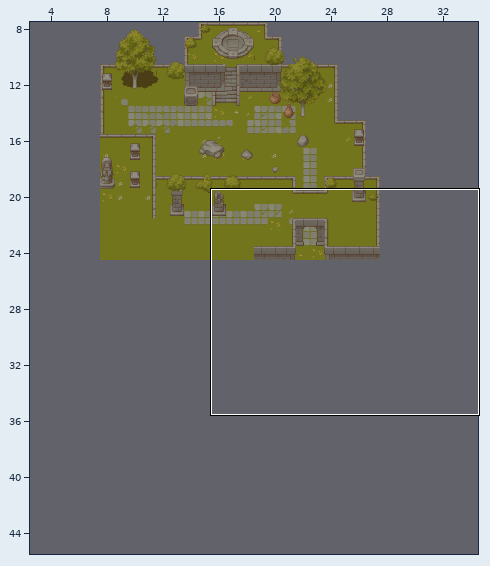
Two states of a Tiled map, public/assets/tilemaps/tx/level1.tmx. The first picture is a wide view before the edit; the outline marks the close-up.
Close-up. Before the edit:
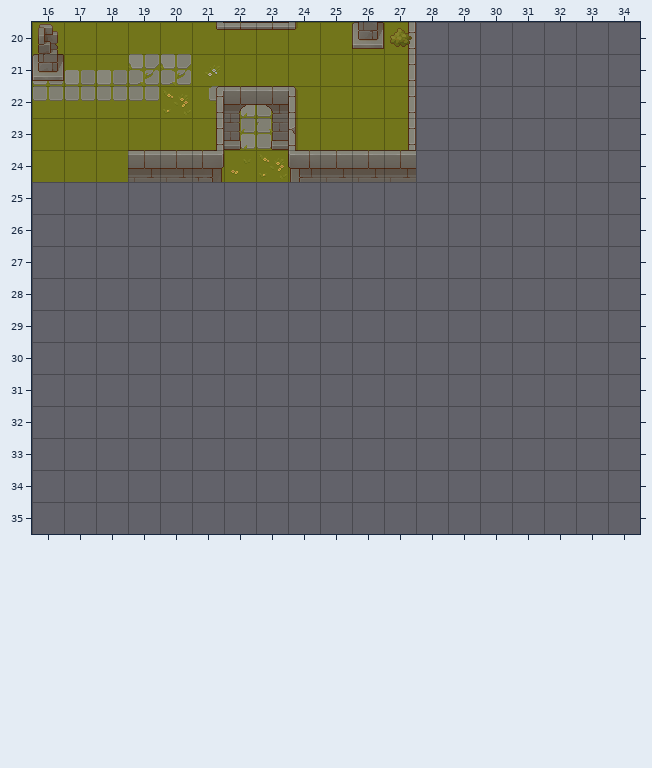
Cells are 32x32 px. Shown: x 16..34, y 20..35. The commit also changed other parts of the map, which this record leaves out. The old version is drawn lined up with the new one.
Once edited:
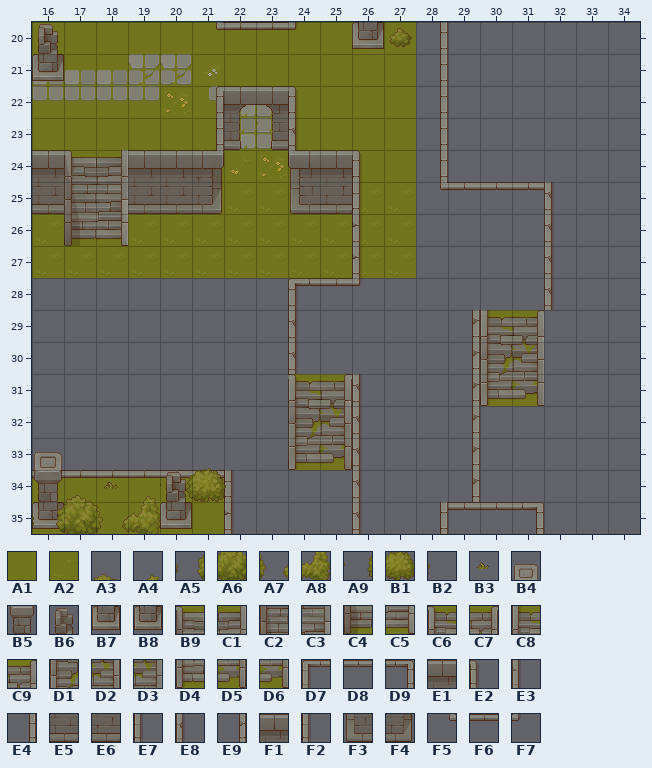
Key: from "tx_grass": A1 0, A2 9; from "tx_plant": A3 87, A4 89, A5 102, A6 103, A7 104, A8 105, A9 106, B1 107, B2 108, B3 211; from "tx_props": B4 91, B5 107, B6 109, B7 123, B8 125; from "tx_struct": B9 23, C1 24, C2 39, C3 40, C4 55, C5 56, C6 81, C7 82, C8 84, C9 85, D1 97, D2 98, D3 101, D4 113, D5 114, D6 117; from "tx_wall": D7 17, D8 18, D9 19, E1 22, E2 24, E3 25, E4 35, E5 38, E6 39, E7 40, E8 41, E9 42, F1 50, F2 56, F3 65, F4 67, F5 68, F6 70, F7 72.
__ is an empty cell, .. an unchanged one.
Diff:
map size 20x20 -> 40x50 cells (old content now starts at 8,5; both pictures use the new coordinates)
--- layer "Platforms"
@@ x 16..27 @@
-25 .. __ .. .. .. __ __ __ __ .. __ __
-26 __ __ .. __ __ __ __ __ __ __ __ __
-27 __ __ __ __ __ __ __ __ __ __ __ __
+25 .. A2 .. .. .. A2 A2 A2 A2 .. A2 A2
+26 A2 A2 .. A2 A2 A2 A2 A2 A2 A2 A2 A2
+27 A2 A2 A2 A2 A2 A2 A2 A2 A2 A2 A2 A2
@@ x 16..21 @@
-34 __ __ __ __ __ __
-35 __ __ __ __ __ __
+34 A1 A1 A1 A1 A1 A1
+35 A1 A1 A1 A1 A1 A1
--- layer "Structs"
@@ x 17..18 @@
-24 __ __
-25 __ __
-26 __ __
+24 B9 C1
+25 C2 C3
+26 C4 C5
@@ x 24..31 @@
-29 .. .. .. .. .. .. __ __
-30 .. .. .. .. .. .. __ __
-31 __ __ .. .. .. .. __ __
-32 __ __ .. .. .. .. .. ..
-33 __ __ .. .. .. .. .. ..
+29 .. .. .. .. .. .. C8 C9
+30 .. .. .. .. .. .. D1 D3
+31 C6 C7 .. .. .. .. D4 D6
+32 D1 D2 .. .. .. .. .. ..
+33 D4 D5 .. .. .. .. .. ..
--- layer "Walls"
@@ x 16..32 @@
-20 .. .. .. .. .. .. .. .. .. .. .. E4 __ .. .. .. ..
-21 .. .. .. .. .. .. .. .. .. .. .. E4 __ .. .. .. ..
-22 .. .. .. .. .. .. .. .. .. .. .. E4 __ .. .. .. ..
-23 .. .. .. .. .. .. .. .. .. .. .. E4 __ .. .. .. ..
-24 __ .. .. .. .. .. .. .. .. .. F1 F1 __ .. .. .. ..
-25 __ .. .. __ __ __ .. .. __ __ __ .. __ __ __ __ __
-26 .. .. .. .. .. .. .. .. .. .. __ .. .. .. .. .. __
-27 .. .. .. .. .. .. .. .. .. .. __ .. .. .. .. .. __
-28 .. .. .. .. .. .. .. .. __ __ __ .. .. .. .. .. __
-29 .. .. .. .. .. .. .. .. __ .. .. .. .. __ .. .. ..
-30 .. .. .. .. .. .. .. .. __ .. .. .. .. __ .. .. ..
-31 .. .. .. .. .. .. .. .. .. .. __ .. .. __ .. .. ..
-32 .. .. .. .. .. .. .. .. .. .. __ .. .. __ .. .. ..
-33 .. .. .. .. .. .. .. .. .. .. __ .. .. __ .. .. ..
-34 __ __ __ __ __ __ __ .. .. .. __ .. .. __ .. .. ..
-35 .. .. .. .. .. .. __ .. .. .. __ .. __ __ __ __ ..
+20 .. .. .. .. .. .. .. .. .. .. .. __ E4 .. .. .. ..
+21 .. .. .. .. .. .. .. .. .. .. .. __ E4 .. .. .. ..
+22 .. .. .. .. .. .. .. .. .. .. .. __ E4 .. .. .. ..
+23 .. .. .. .. .. .. .. .. .. .. .. __ E4 .. .. .. ..
+24 E1 .. .. .. .. .. .. .. .. .. E2 __ E4 .. .. .. ..
+25 E5 .. .. E5 E5 F4 .. .. F3 E6 E7 .. F5 D8 D8 D8 E8
+26 .. .. .. .. .. .. .. .. .. .. E3 .. .. .. .. .. E8
+27 .. .. .. .. .. .. .. .. .. .. E3 .. .. .. .. .. E8
+28 .. .. .. .. .. .. .. .. D7 F6 F7 .. .. .. .. .. E8
+29 .. .. .. .. .. .. .. .. E8 .. .. .. .. E9 .. .. ..
+30 .. .. .. .. .. .. .. .. E8 .. .. .. .. E9 .. .. ..
+31 .. .. .. .. .. .. .. .. .. .. E8 .. .. E9 .. .. ..
+32 .. .. .. .. .. .. .. .. .. .. E8 .. .. E9 .. .. ..
+33 .. .. .. .. .. .. .. .. .. .. E8 .. .. E9 .. .. ..
+34 F6 F6 F6 F6 F6 F6 F2 .. .. .. E8 .. .. E9 .. .. ..
+35 .. .. .. .. .. .. E3 .. .. .. E8 .. E4 D8 D8 D9 ..
--- layer "Props"
@@ x 16..20 @@
-33 __ .. .. .. ..
-34 __ .. .. .. __
-35 __ .. .. .. __
+33 B4 .. .. .. ..
+34 B5 .. .. .. B6
+35 B7 .. .. .. B8
--- layer "Trees"
@@ x 16..22 @@
-34 .. __ __ __ __ __ __
-35 __ __ __ __ .. .. ..
+34 .. A3 B3 A4 A9 B1 B2
+35 A5 A6 A7 A8 .. .. ..
